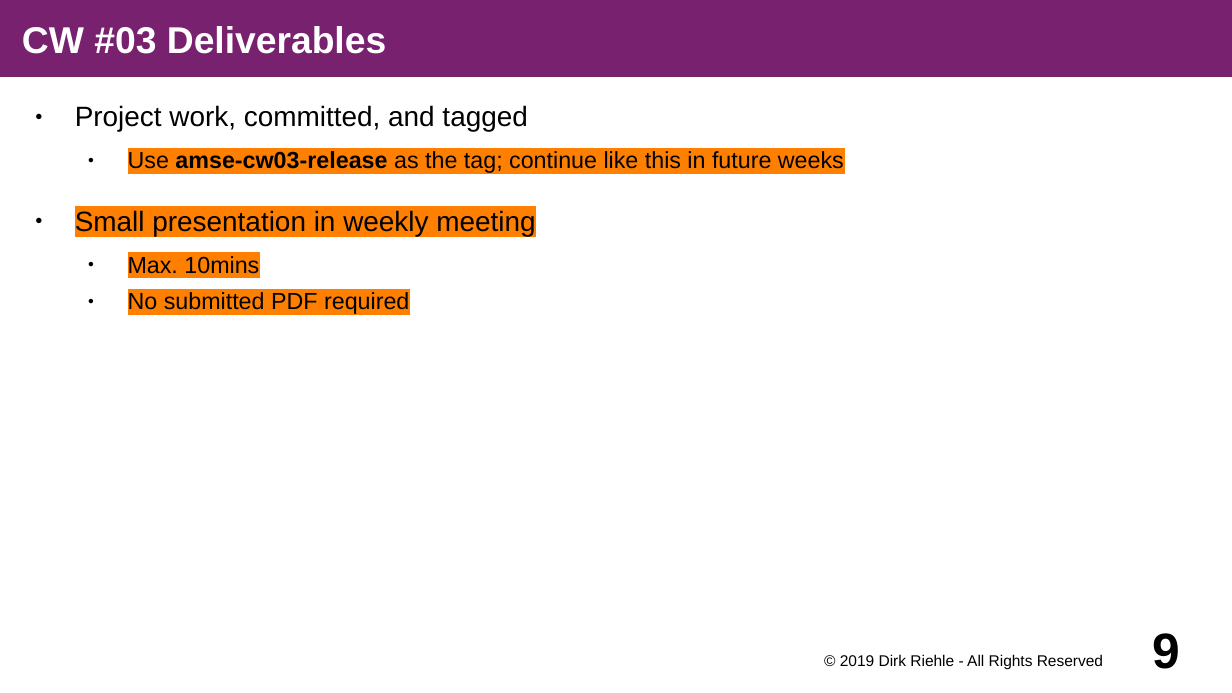
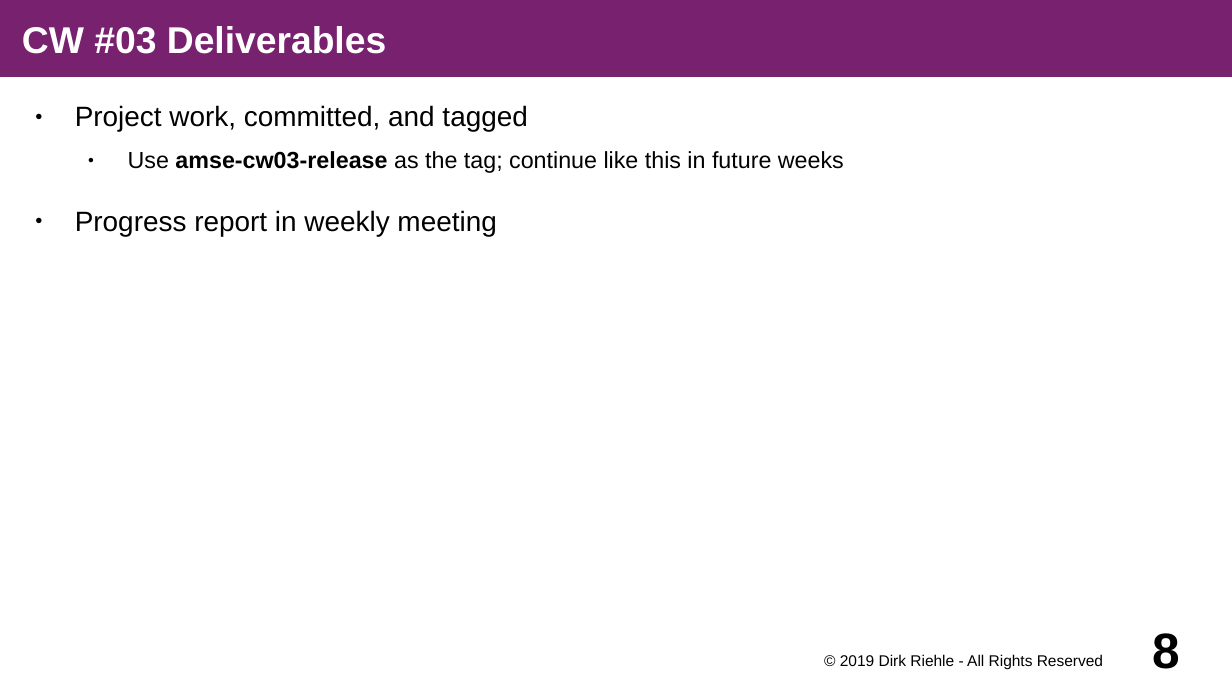
Before and after one commit to dirkriehle/amse-course, a slide deck: slide 8 of Lecture slides/AMSE A02 - Course Schedule.odp (slide 9 before the commit). Drawn at 1232x693 pixels with LibreOffice and Linux fonts; fonts in the diff are those of the drawing. Boxes give left, top, right and bottom in pixels: in the first picture for what was removed or moved away, otherwise in the second. Text is boxed around its words. In the diff, an @@ line names an element or a change of style, - is before the commit and + after.

Commit message:
Adapted Georg's changes to AMSE 2019/20.

```diff
--- a/Lecture slides/AMSE A02 - Course Schedule.odp
+++ b/Lecture slides/AMSE A02 - Course Schedule.odp
@@ text at (x1=128, y1=151, x2=844, y2=173): highlight #FF8000 to none in "Use amse-cw03-release as the tag; continue like ..." @@
@@ text at (x1=75, y1=210, x2=496, y2=236): text changed @@
-● Small presentation in weekly meeting
-  ● Max. 10mins
-  ● No submitted PDF required
+● Progress report in weekly meeting
@@ page number at (x1=1152, y1=633, x2=1180, y2=669): text changed @@
-9
+8
```
Also in this commit, not shown: 13 other slides changed, 1 slide removed, 5 other files.
